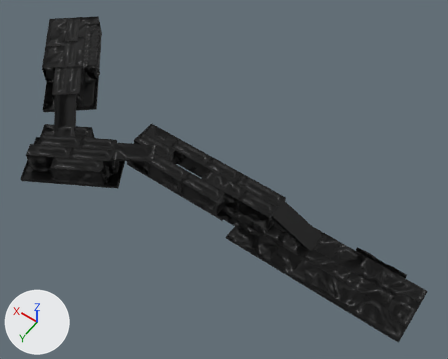
What one commit did to the Blender file Content/Placeable/RoadModule/D2/D2.blend.
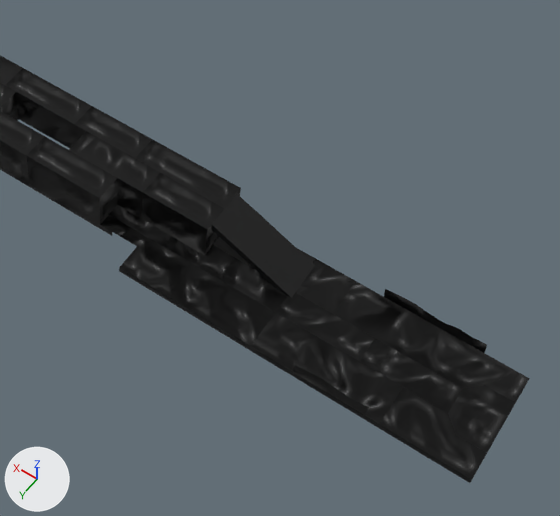
Each version is shown whole from a camera (50 mm lens) standing at (-72.0, 4047.0, 6928.0) and looking at (3038.0, -305.0, 88.0), then close up on the part from 37% to 99% of the width and 29% to 100% of the height. Every picture has the same lights, and +X, +Y and +Z are marked at lower left.

The first close-up shows 'road'.
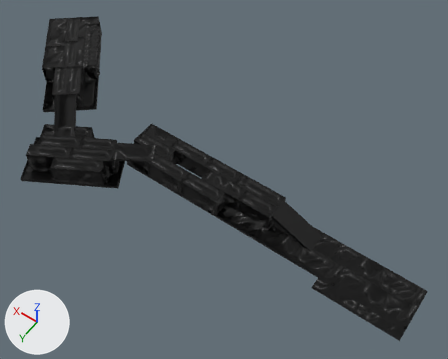
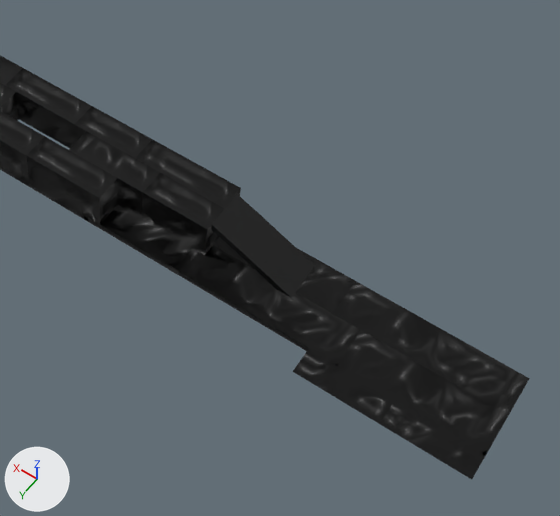
Where the newer file only moved an object's origin or applied its transform, the numbers keep the older frame.

Boxes (x1, y1, x2, y2) around the edits, measured in the close-ups (560 x 516 px):
'road', reshaped: before (0, 55, 530, 483); after (0, 55, 530, 479)
part 1 of me_transform5, cut back: before (88, 218, 487, 483); after (88, 218, 513, 435)

What the commit changed:
me_transform5 is used by ob_road; location (0.0, 0.0, 0.0).
me_transform5 had 1700 vertices, 1514 faces and spanned x 0.0..7133.0, y -1619.0..1305.0, z -50.0..517.0.
me_transform5 now has 1662 vertices, 1478 faces and spans x 0.0..7133.0, y -1619.0..1305.0, z -50.0..517.0.
Part 1, on me_transform5:
66 vertices are removed from x 0.0..2500.0, y -408.0..406.0, z -50.0..105.0.
71 faces are deleted.
1 vertex moves from x 2500.0, y 300.0, z 0.0 to x 2500.0, y 200.0, z -50.0.
28 new vertices lie (0.0, 0.0, -50.0) away from vertices in x 0.0..2600.0, y -100.0..200.0, z 0.0.
35 new faces join them.
